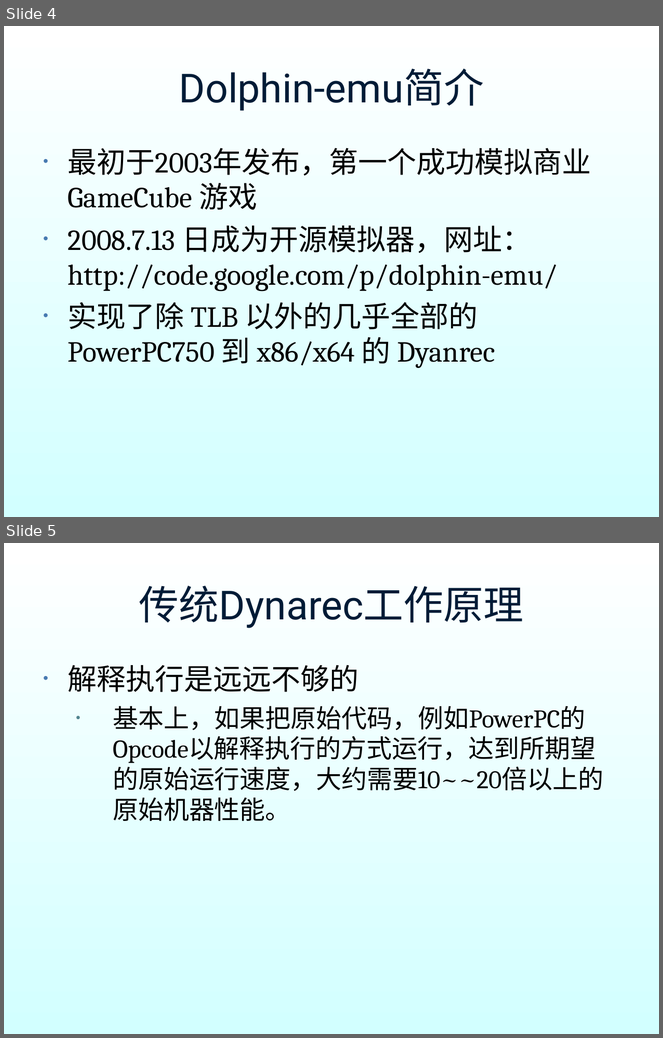
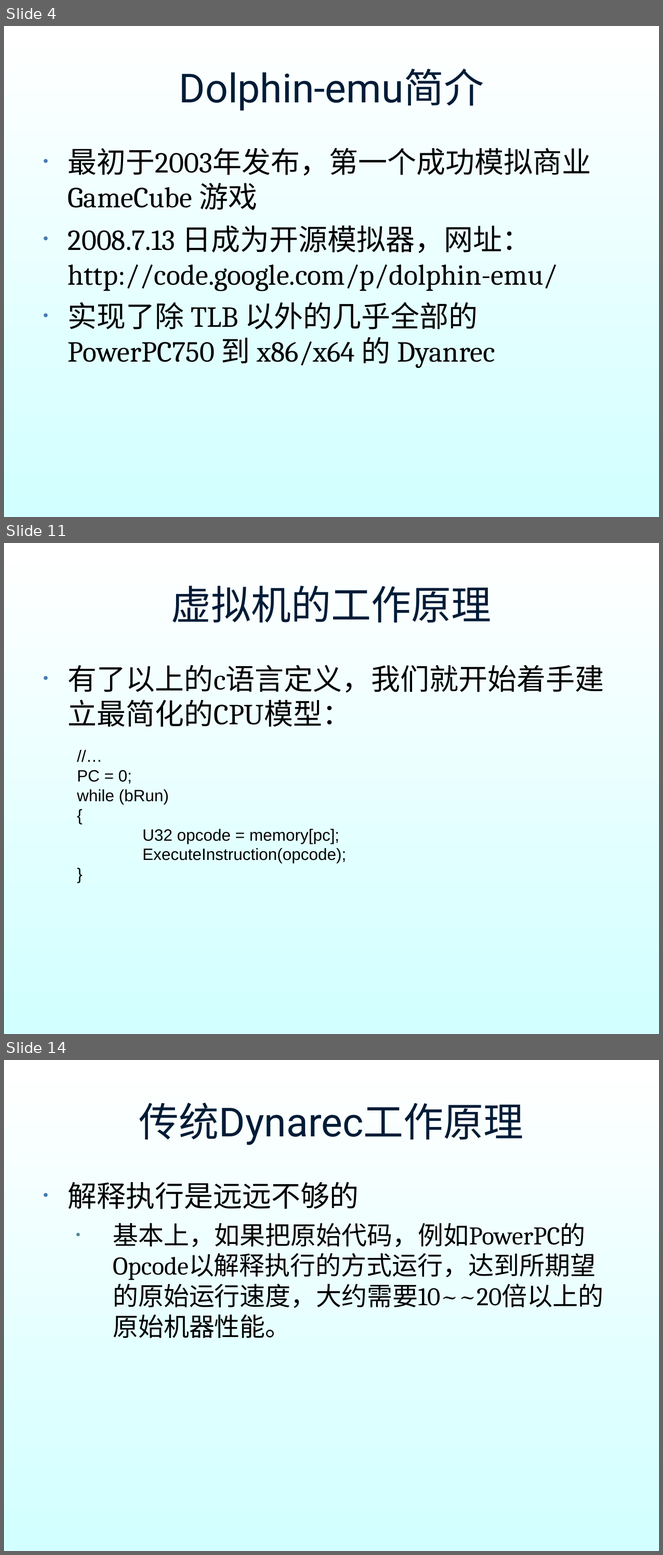
Before and after one commit to hyperiris/openhyper, a slide deck: dynarec_ppt/dynarec.ppt. Shown one above the other, each under a label of ours: slides 4 and 5 before the commit, slides 4, 11 and 14 after it; the slides between them are not shown. The pictures are 663x1038 and 663x1555 pixels, drawn with LibreOffice and Linux fonts; fonts in the diff are those of the drawing; background and template pictures are left out. Boxes give left, top, right and bottom in pixels: in the first picture for what was removed or moved away, otherwise in the second. Text is boxed around its words. In the diff, an @@ line names an element or a change of style, - is before the commit and + after.

```diff
--- a/dynarec_ppt/dynarec.ppt
+++ b/dynarec_ppt/dynarec.ppt
@@ slide 11 added at [4, 543, 659, 1034], background gradient #FFFFFF to #D2FFFF @@
@@ title added at [171, 586, 492, 623], 44 pt, text #001B36 @@
+虚拟机的工作原理
@@ text added at [68, 665, 605, 727], 32 pt, text #000000 @@
+• 有了以上的c语言定义，我们就开始着手建立最简化的CPU模型：
@@ text added at [77, 770, 346, 863], 18 pt, text #000000 @@
+//…
+PC = 0;
+while (bRun)
+{
+U32 opcode = memory[pc];
+ExecuteInstruction(opcode);
+}
@@ what was slide 5 is now slide 14 @@
```
Also in this commit, not shown: 1 slide changed, 8 other slides added.
